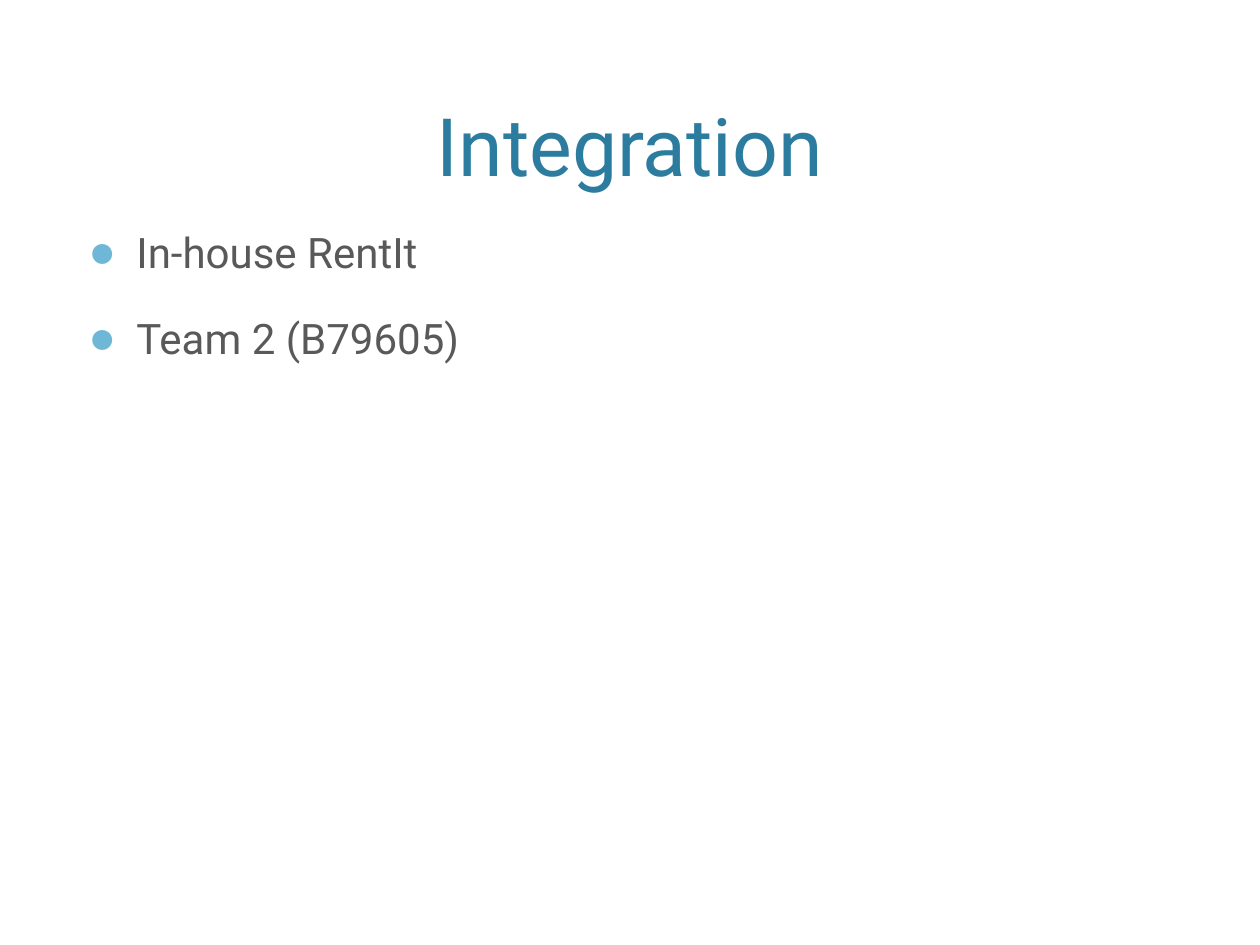
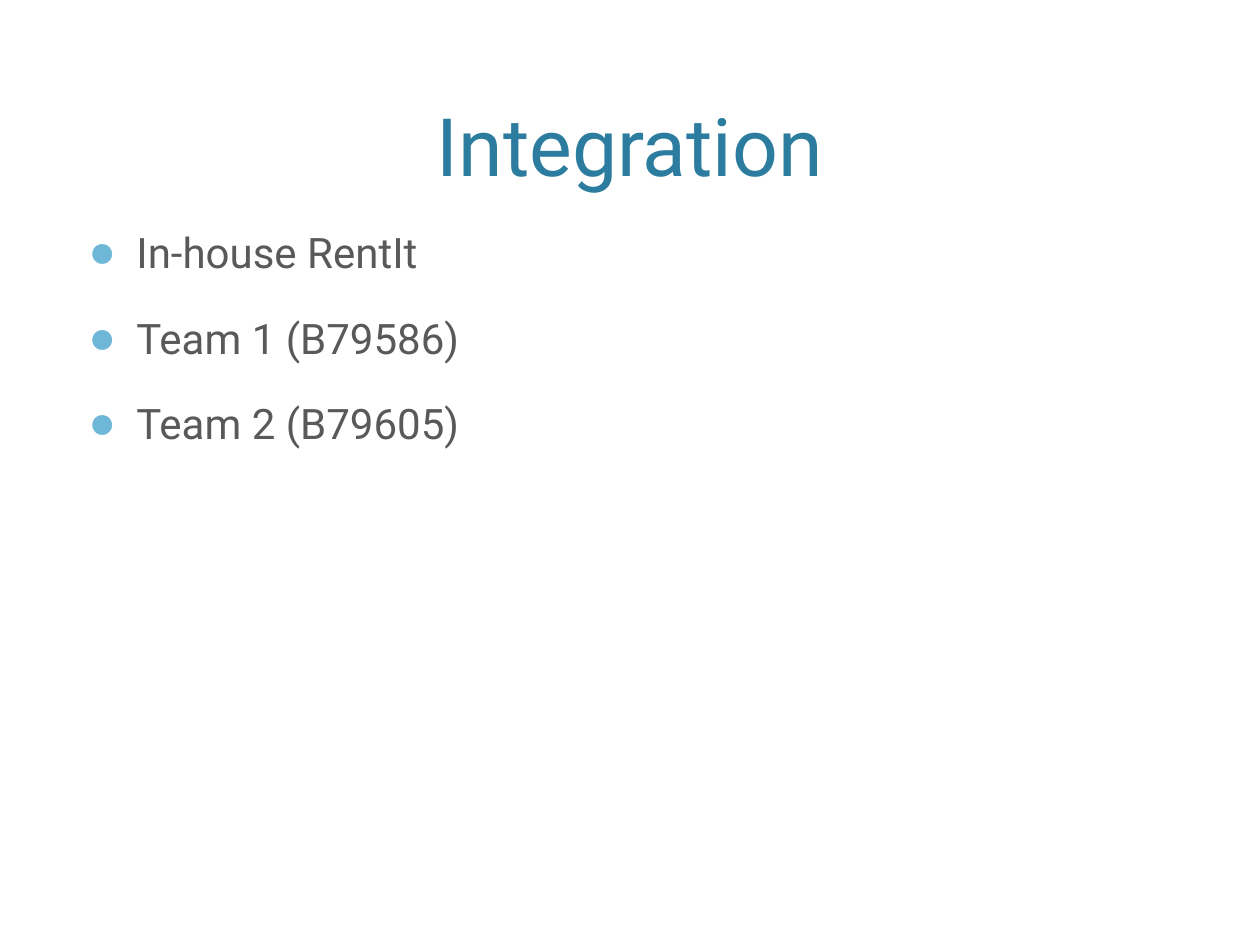
Before and after one commit to ismajilv/enterprise-system-integration-project-javaspring, a slide deck: slide 10 of project/report/presentation/Presentation.pptx (slide 9 before the commit). Drawn at 1260x945 pixels with LibreOffice and Linux fonts; fonts in the diff are those of the drawing; background and template pictures are left out. Boxes give left, top, right and bottom in pixels: in the first picture for what was removed or moved away, otherwise in the second. Text is boxed around its words. In the diff, an @@ line names an element or a change of style, - is before the commit and + after.

```diff
--- a/project/report/presentation/Presentation.pptx
+++ b/project/report/presentation/Presentation.pptx
@@ text at [136, 320, 459, 364]: paragraph added @@
+● Team 1 (B79586)
```
Also in this commit, not shown: 2 other slides changed, 1 slide added, 1 other file.
